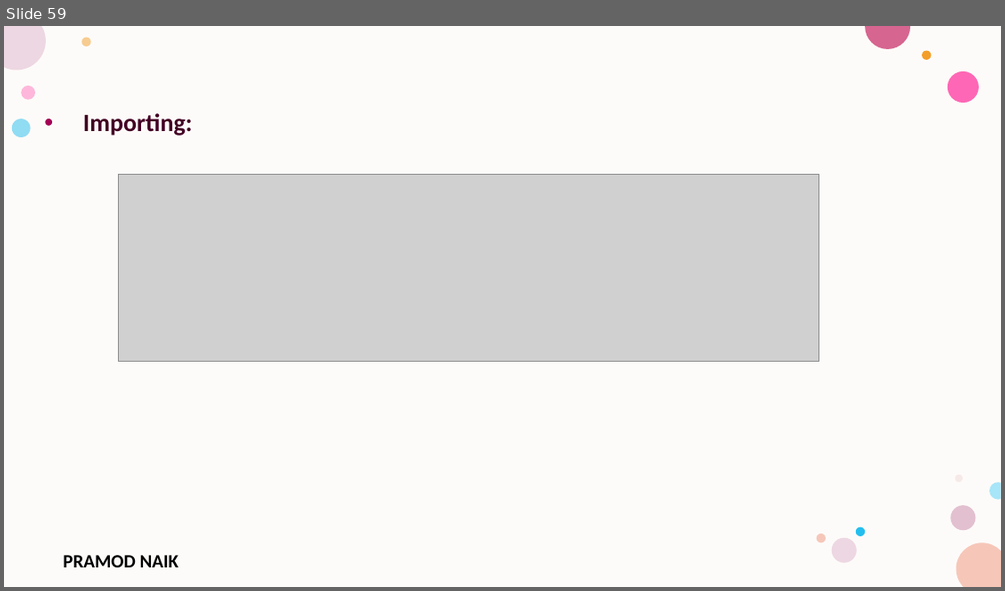
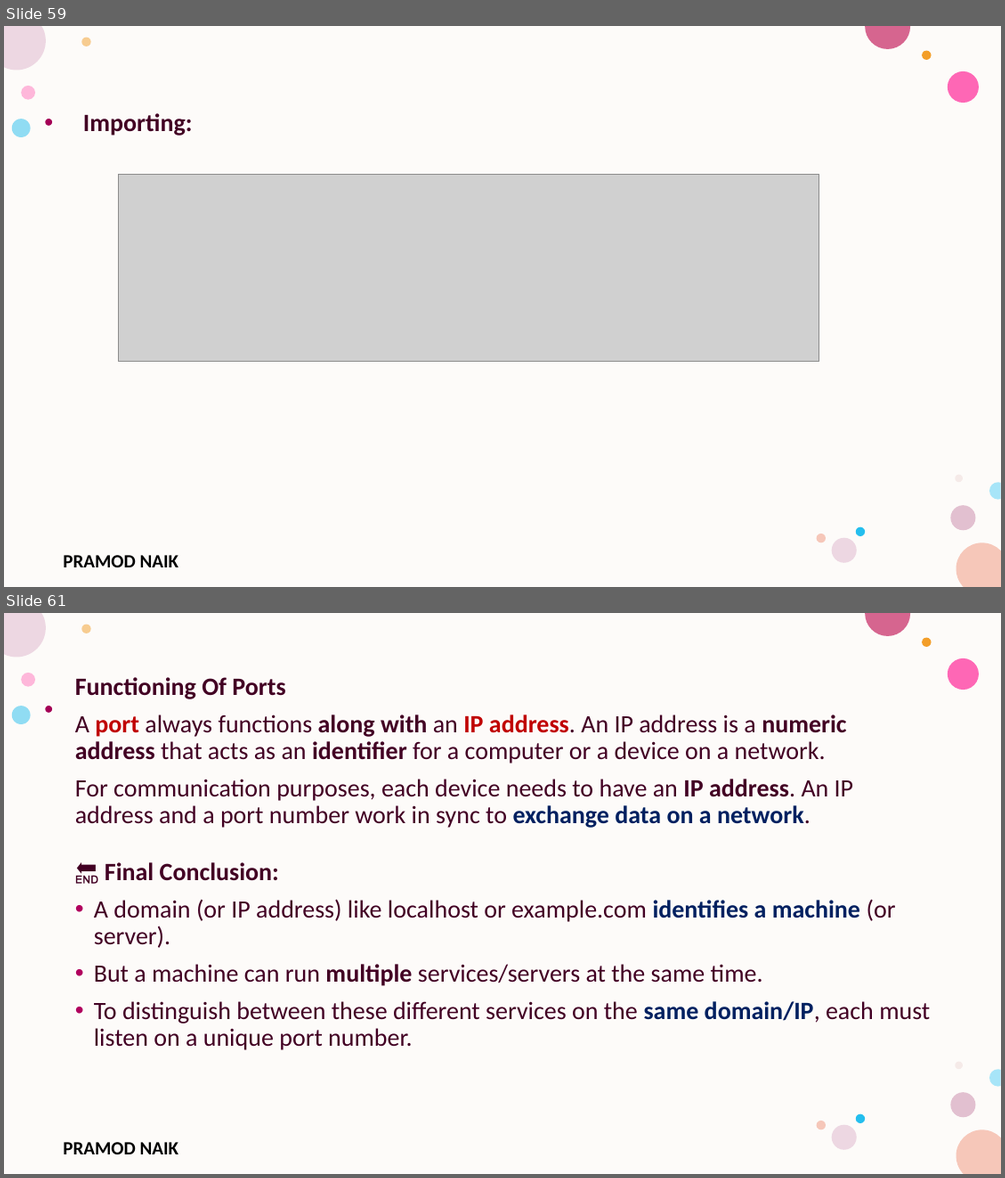
Before and after one commit to PRAMODNAIK-DEV/Node.js-Hands-on-Workshop, a slide deck: Node.js-Hands-on-Workshop 2025.pptx. Shown one above the other, each under a label of ours: slide 59 before the commit, slides 59 and 61 after it; the slides between them are not shown. The pictures are 1005x591 and 1005x1178 pixels, drawn with LibreOffice and Linux fonts; fonts in the diff are those of the drawing; grey boxes stand for pictures; background and template pictures are left out. Boxes give left, top, right and bottom in pixels: in the first picture for what was removed or moved away, otherwise in the second. Text is boxed around its words. In the diff, an @@ line names an element or a change of style, - is before the commit and + after.

```diff
--- a/Node.js-Hands-on-Workshop 2025.pptx
+++ b/Node.js-Hands-on-Workshop 2025.pptx
@@ slide 61 added at box(4, 613, 1001, 1174), background #FFFFFF; not listed: 17 template elements that a slide beside it also shows @@
@@ text added at box(75, 677, 930, 1050), 24 pt, text #420023 @@
+Functioning Of Ports
+A port always functions along with an IP address. An IP address is a numeric address that acts as an identifier for a computer or a device on a network.
+For communication purposes, each device needs to have an IP address. An IP address and a port number work in sync to exchange data on a network.
+🔚 Final Conclusion:
+• A domain (or IP address) like localhost or example.com identifies a machine (or server).
+• But a machine can run multiple services/servers at the same time.
+• To distinguish between these different services on the same domain/IP, each must listen on a unique port number.
```
Also in this commit, not shown: 18 other slides added, 2 other files.
